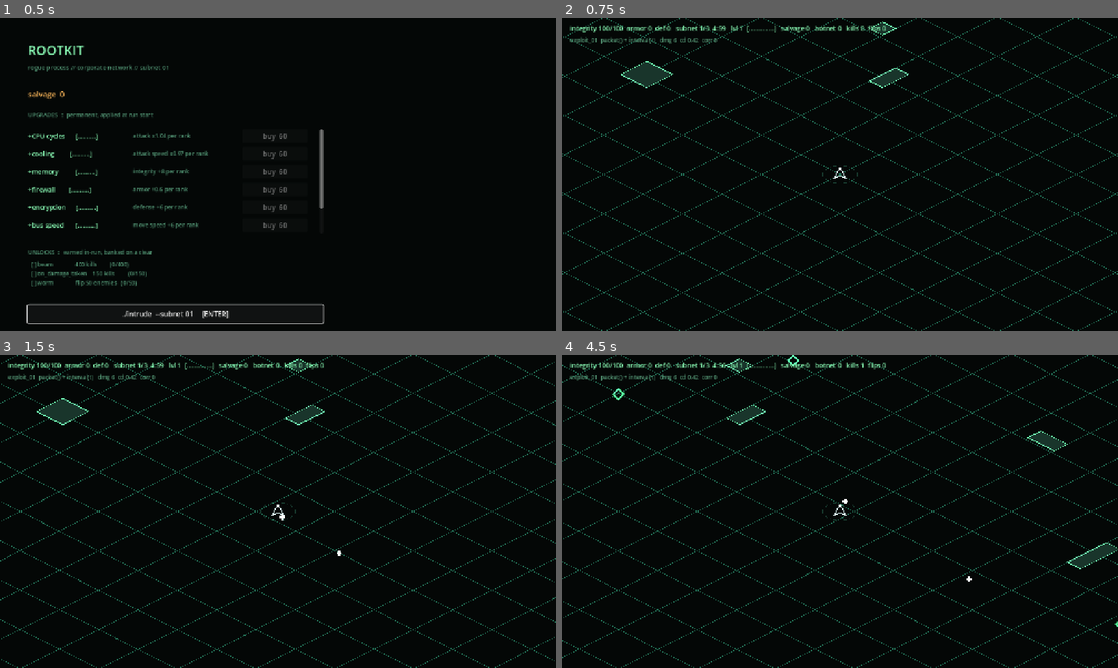
Above: before the commit, frames 1-4 (two rows, left to right).
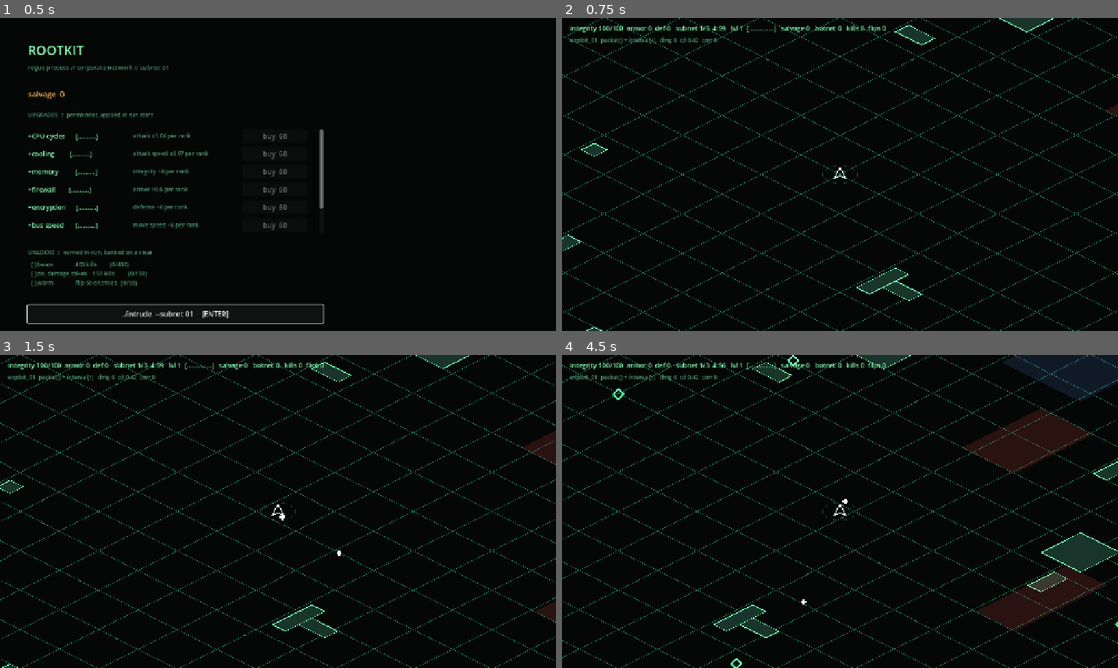
Above: after the commit, the same moments.

Repository: seanperkins/rootkit-game
Game: Godot game, scene res://scenes/main.tscn
Two runs of this game, one before a commit and one after it. Both use one fixed random seed, a clock stepped at 60 frames per second and the inputs below.
Inputs:
- Up to frame 1 (0.5 s): no input
- Up to frame 2 (0.75 s): click "./intrude --subnet 01 [ENTER]" at 0.5 s
- Up to frame 3 (1.5 s): tap Enter at 1.25, 1.35 s; hold D from 1.28 s (still down)
- Up to frame 4 (4.5 s): release D at 2.03 s; hold S 2.03-2.78 s; tap one key every 0.75 s from 2.1 s: Keypad Enter R Enter Keypad Enter; hold D 2.78-3.53 s; hold W 3.53-4.28 s; hold A from 4.28 s (still down)

Frame 1 is identical in both runs. In frame 2, 2.0% of the frame differs, in the area x 0-100%, y 0-100%; in frame 3, 2.3%; in frame 4, 8.6%, in the area x 27-100%, y 0-100%.

Commit message:
feat: walk out through the gate instead of teleporting; shards stay behind

Diff:
--- a/scripts/run/run.gd
+++ b/scripts/run/run.gd
@@ -117,9 +117,10 @@
 ## that now does — cleared, still alive, waiting on the player to walk. The
 ## director steps in FIGHTING and in no other phase, which is exactly the
 ## property the old triple kept getting wrong.
-enum Phase { FIGHTING, CLEARED, TRANSIT }
+## TRANSIT is gone with the corridor Terrain: there is no separate place to be
+## any more, only a corridor you walk down that is part of the same arena.
+enum Phase { FIGHTING, CLEARED }
 var phase := Phase.FIGHTING
-var corridor: Terrain = null
 ## director.spawned is per-SUBNET, because director.reset() zeroes it on every
 ## advance. The campaign total has to survive that.
 var _spawned_before := 0
@@ -345,7 +346,7 @@
 			continue
 		var t = enemy_types[ti]
 		var hp: float = t.integrity * _hp_mult()
-		var idx := enemies.spawn(field().nearest_open(s[1]), Vector2.ZERO,
+		var idx := enemies.spawn(terrain.nearest_open(s[1]), Vector2.ZERO,
 			hp, ENEMY_RADIUS, ti)
 		if idx < 0:
 			director.dropped += 1
@@ -367,7 +368,7 @@
 		var b = enemy_types[EnemyTable.ICE]
 		var a := _rng.randf() * TAU
 		var bi := enemies.spawn(
-			field().nearest_open(player_pos + Vector2(cos(a), sin(a)) * 420.0),
+			terrain.nearest_open(player_pos + Vector2(cos(a), sin(a)) * 420.0),
 			Vector2.ZERO, b.integrity * _hp_mult(), 48.0, EnemyTable.ICE)
 		assert(bi >= 0, "boss failed to spawn into a freshly emptied pool")
 		emit_signal("stats_changed")
@@ -392,7 +393,7 @@
 	_worm_cursor[id] = 0
 	for k in n:
 		var whp: float = t.integrity * _hp_mult()
-		var idx := enemies.spawn(field().nearest_open(at), Vector2.ZERO,
+		var idx := enemies.spawn(terrain.nearest_open(at), Vector2.ZERO,
 			whp, ENEMY_RADIUS, WORM_TYPE)
 		if idx < 0:
 			return k > 0
@@ -442,10 +443,12 @@
 		# right way round for a game where every dodge is judged on screen.
 		world_dir = from_iso(input.normalized())
 	if world_dir.length_squared() > 0.0:
-		player_pos = field().slide(player_pos,
+		player_pos = terrain.slide(player_pos,
 			world_dir * _eff_clock_speed() * dt)
-	player_pos = player_pos.clamp(ARENA_ORIGIN + Vector2(40, 40),
-		ARENA_ORIGIN + ARENA_SIZE - Vector2(40, 40))
+	# Clamped to the GRID, not the arena: the corridor lies legitimately outside
+	# the arena rect, and the margin's solid cells are what actually stop you.
+	player_pos = player_pos.clamp(terrain.origin + Vector2(40, 40),
+		terrain.origin + terrain.size - Vector2(40, 40))
 	if player_iframe > 0.0:
 		player_iframe -= dt
 	for wi in _ward_left.size():
@@ -468,7 +471,7 @@
 			# Hard rejection, not a hope. Avoidance is steering and can fail on a
 			# concave wall; this is what makes "no enemy ends a tick inside rock"
 			# true for every enemy on every tick regardless of how steering did.
-			enemies.pos[i] = field().slide(enemies.pos[i], enemies.vel[i] * dt)
+			enemies.pos[i] = terrain.slide(enemies.pos[i], enemies.vel[i] * dt)
 		if _worm_id[i] != 0:
 			var id := _worm_id[i]
 			var c: int = (_worm_cursor[id] + 1) % WORM_TRAIL_LEN
@@ -496,7 +499,7 @@
 			projectiles.state[i] = Population.DEAD
 		# Terrain stops shots. This is what makes a wall cover rather than
 		# decoration, and it is the same O(1) lookup the player's movement uses.
-		elif field().is_solid(projectiles.pos[i]):
+		elif terrain.is_solid(projectiles.pos[i]):
 			projectiles.state[i] = Population.DEAD
 	for i in botnet.count:
 		_botnet_life[i] -= dt
@@ -562,7 +565,7 @@
 			var dl := d.length()
 			if dl > 0.001:
 				push += d / dl * (SEPARATION_RADIUS - dl)
-		enemies.force[i] = push * 2.2 + field().avoid(here, player_pos - here)
+		enemies.force[i] = push * 2.2 + terrain.avoid(here, player_pos - here)
 		i += STEER_SLICES
 
 ## Event triggers respond only when off cooldown. Returns false when the
@@ -812,7 +815,7 @@
 ## Zone effects, one array index per entity per tick.
 func _step2b_zones(dt: float) -> void:
 	_zone_slow_player = false
-	var pz := field().zone_at(player_pos)
+	var pz := terrain.zone_at(player_pos)
 	if pz == Terrain.Kind.HAZARD:
 		# Deliberately NOT through the contact-damage path: iframes exist to stop
 		# a swarm chewing through you on touch, and a hazard you are standing in
@@ -825,7 +828,7 @@
 	for i in enemies.count:
 		if _slow_left[i] > 0.0:
 			_slow_left[i] -= dt
-		match field().zone_at(enemies.pos[i]):
+		match terrain.zone_at(enemies.pos[i]):
 			Terrain.Kind.HAZARD:
 				queue.append(HitQueue.Kind.DAMAGE, -1, i, enemies.generation[i],
 					Terrain.HAZARD_DPS * dt)
@@ -1013,50 +1016,33 @@
 ## did, so chip damage still accumulates across a campaign.
 const SUBNET_CLEAR_HEAL := 0.30
 
-## The terrain currently underfoot. Everything that collides or draws asks this
-## rather than `terrain`, so the corridor needs no special cases anywhere.
-func field() -> Terrain:
-	return corridor if phase == Phase.TRANSIT else terrain
-
-## Stepping into an open gate is the advance. Checked after movement so it reads
-## the position the player actually reached this tick.
+## Reaching the corridor's END is the advance. The gate itself is just a mouth
+## you walk through; touching it does nothing, which is the whole point of the
+## rework — the transition is a walk, not a trigger.
 func _step2c_gate() -> void:
-	var f := field()
-	if not f.has_gate or not f.gate_open:
+	if phase != Phase.CLEARED or not terrain.has_gate or not terrain.gate_open:
 		return
-	if player_pos.distance_to(f.gate_pos) > Terrain.GATE_RADIUS:
+	if player_pos.distance_to(terrain.corridor_end) > Terrain.GATE_RADIUS * 2.0:
 		return
-	if phase == Phase.CLEARED:
-		_enter_corridor()
-	elif phase == Phase.TRANSIT:
-		_leave_corridor()
-
-func _enter_corridor() -> void:
-	phase = Phase.TRANSIT
-	corridor = Terrain.corridor()
-	player_pos = corridor.corridor_entrance()
-	# The clear heal lands HERE rather than on the ICE kill, so it rewards
-	# leaving rather than killing — and exactly once, because the phase has
-	# already changed by the time this could be reached again.
-	player_health = minf(_eff_integrity(),
-		player_health + _eff_integrity() * SUBNET_CLEAR_HEAL)
+	_advance_subnet()
+
+func spawned_total() -> int:
+	return _spawned_before + director.spawned
+
+func _advance_subnet() -> void:
+	_spawned_before += director.spawned
+	subnet += 1
+	phase = Phase.FIGHTING
+	# Shards do NOT follow you. Arriving on a fresh subnet standing in the last
+	# one's loose XP is both free levels and visually wrong.
+	for i in range(shards.count - 1, -1, -1):
+		shards.despawn(i)
 	for i in range(enemies.count - 1, -1, -1):
 		enemies.despawn(i)
 	for i in range(projectiles.count - 1, -1, -1):
 		projectiles.despawn(i)
-	emit_signal("stats_changed")
-
-func _leave_corridor() -> void:
-	phase = Phase.FIGHTING
-	corridor = null
-	_advance_subnet()
-
-func spawned_total() -> int:
-	return _spawned_before + director.spawned
-
-func _advance_subnet() -> void:
-	_spawned_before += director.spawned
-	subnet += 1
+	player_health = minf(_eff_integrity(),
+		player_health + _eff_integrity() * SUBNET_CLEAR_HEAL)
 	director.reset()
 	_refresh_thresholds()
 	# The player arrives at the arena's centre, and the arena is generated around
@@ -1277,7 +1263,7 @@
 	# obstacles (a few dozen) rather than the number of solid cells (up to
 	# eleven hundred). A world-space AABB under to_iso is a sheared
 	# parallelogram, never a rect, so each is its four projected corners.
-	for entry in field().rects:
+	for entry in terrain.rects:
 		var tr: Rect2 = entry[0]
 		var kind: int = entry[1]
 		var quad := PackedVector2Array([
@@ -1302,7 +1288,7 @@
 				draw_colored_polygon(quad, Color(0.85, 0.35, 1.0, 0.15))
 
 	# The gate: present and legible while shut, bright and pulsing once open.
-	var gf := field()
+	var gf := terrain
 	if gf.has_gate:
 		var ring := PackedVector2Array()
 		for k in 25:
--- a/scripts/run/terrain.gd
+++ b/scripts/run/terrain.gd
@@ -35,16 +35,45 @@
 var has_gate := false
 var gate_pos := Vector2.ZERO
 var gate_open := false
+## Outward from the arena, so the corridor and the gate's posts know which way
+## "through" is.
+var gate_dir := Vector2.ZERO
+var corridor_end := Vector2.ZERO
+
+## The playable arena, which is now SMALLER than the grid. Collapse and wall
+## placement work in here; the corridor lives outside it.
+var arena_rect: Rect2
+
+## Distance in cells from the gate over open ground, -1 where unreachable.
+## Built once on the boss kill; drives both the collapse order and the route.
+var dist_from_gate: PackedInt32Array
+var max_dist := 0
+var voided: PackedByteArray
 
 func _init(p_origin: Vector2, p_size: Vector2) -> void:
-	origin = p_origin
-	size = p_size
+	arena_rect = Rect2(p_origin, p_size)
+	origin = p_origin - Vector2(MARGIN, MARGIN)
+	size = p_size + Vector2(MARGIN, MARGIN) * 2.0
 	w = int(ceil(size.x / CELL))
 	h = int(ceil(size.y / CELL))
 	solid = PackedByteArray()
 	solid.resize(w * h)
 	zone = PackedByteArray()
 	zone.resize(w * h)
+
+## The arena's own cell bounds inside the enlarged grid.
+var _ax0: int
+var _ay0: int
+var _ax1: int
+var _ay1: int
+
+func _arena_cells() -> void:
+	var a := cell_xy(arena_rect.position)
+	var b := cell_xy(arena_rect.position + arena_rect.size)
+	_ax0 = a.x + 1
+	_ay0 = a.y + 1
+	_ax1 = b.x - 1
+	_ay1 = b.y - 1
 
 func cell_xy(p: Vector2) -> Vector2i:
 	return Vector2i(int(floor((p.x - origin.x) / CELL)),
@@ -116,8 +145,24 @@
 	solid.fill(0)
 	zone.fill(0)
 	rects.clear()
-
-	var target := int(float(w * h) * density_for(subnet))
+	dist_from_gate = PackedInt32Array()
+	voided = PackedByteArray()
+	max_dist = 0
+
+	# Everything outside the arena is rock. The corridor is the ONLY way out,
+	# and the player is now allowed to leave the arena rect, so the margin has to
+	# actually stop them.
+	for y in h:
+		for x in w:
+			var p := origin + Vector2(float(x) + 0.5, float(y) + 0.5) * CELL
+			if not arena_rect.has_point(p):
+				solid[y * w + x] = 1
+
+	_arena_cells()
+	# Density is a fraction of the ARENA, not of the enlarged grid — the margin
+	# is solid by construction and counting it would quietly halve the walls.
+	var arena_cells := (_ax1 - _ax0) * (_ay1 - _ay0)
+	var target := int(float(arena_cells) * density_for(subnet))
 	var placed := 0
 	var attempts := 0
 	while placed < target and attempts < PLACE_ATTEMPTS:
@@ -127,8 +172,8 @@
 		# wants at 3% coverage.
 		var rw := rng.randi_range(1, 3)
 		var rh := rng.randi_range(1, 3)
-		var cx := rng.randi_range(0, w - rw)
-		var cy := rng.randi_range(0, h - rh)
+		var cx := rng.randi_range(_ax0, _ax1 - rw)
+		var cy := rng.randi_range(_ay0, _ay1 - rh)
 		var r := Rect2(origin + Vector2(cx, cy) * CELL, Vector2(rw, rh) * CELL)
 		# grow() by the margin and ask whether the start is inside: that is
 		# exactly "this rect comes within WALL_MARGIN of the player".
@@ -205,8 +250,8 @@
 		attempts += 1
 		var rw := rng.randi_range(3, 7)
 		var rh := rng.randi_range(3, 7)
-		var cx := rng.randi_range(0, w - rw)
-		var cy := rng.randi_range(0, h - rh)
+		var cx := rng.randi_range(_ax0, _ax1 - rw)
+		var cy := rng.randi_range(_ay0, _ay1 - rh)
 		var r := Rect2(origin + Vector2(cx, cy) * CELL, Vector2(rw, rh) * CELL)
 		if r.grow(WALL_MARGIN).has_point(player_start):
 			continue
@@ -277,8 +322,14 @@
 ## How close you must be to step through.
 const GATE_RADIUS := 48.0
 
-const CORRIDOR_LENGTH := 1200.0
-const CORRIDOR_HALF_WIDTH := 90.0
+const CORRIDOR_LENGTH := 1100.0
+const CORRIDOR_HALF_WIDTH := 70.0
+
+## The grid extends past the arena on every side, so the corridor beyond a gate
+## is ordinary ground on the SAME grid. That is what makes walking out
+## continuous instead of a teleport into a second Terrain — and it means
+## collision, zones and rendering need no idea the corridor exists.
+const MARGIN := 1400.0
 
 ## The nearest open point to `p`, or `p` itself if none is found within the bound.
 ##
@@ -313,10 +364,10 @@
 	var cx := 0
 	var cy := 0
 	match edge:
-		0: cx = rng.randi_range(2, w - 3); cy = 1
-		1: cx = rng.randi_range(2, w - 3); cy = h - 2
-		2: cx = 1; cy = rng.randi_range(2, h - 3)
-		_: cx = w - 2; cy = rng.randi_range(2, h - 3)
+		0: cx = rng.randi_range(_ax0 + 2, _ax1 - 2); cy = _ay0; gate_dir = Vector2(0, -1)
+		1: cx = rng.randi_range(_ax0 + 2, _ax1 - 2); cy = _ay1 - 1; gate_dir = Vector2(0, 1)
+		2: cx = _ax0; cy = rng.randi_range(_ay0 + 2, _ay1 - 2); gate_dir = Vector2(-1, 0)
+		_: cx = _ax1 - 1; cy = rng.randi_range(_ay0 + 2, _ay1 - 2); gate_dir = Vector2(1, 0)
 	gate_pos = origin + Vector2(float(cx) + 0.5, float(cy) + 0.5) * CELL
 
 	# Clear the gate's own cell and its neighbours, so it is a mouth rather than
@@ -326,7 +377,23 @@
 			if x >= 0 and y >= 0 and x < w and y < h:
 				solid[y * w + x] = 0
 
+	corridor_end = gate_pos + gate_dir * CORRIDOR_LENGTH
+	_cut_corridor()
 	_carve_to(gate_pos, player_start)
+
+## Open ground from the gate outward, walled by the solid margin either side.
+## This is the whole of "no teleport": the corridor is cells on this grid, so
+## walking into it is walking.
+func _cut_corridor() -> void:
+	var side := Vector2(-gate_dir.y, gate_dir.x)
+	var steps := int(CORRIDOR_LENGTH / (CELL * 0.5))
+	var across := int(CORRIDOR_HALF_WIDTH / (CELL * 0.5))
+	for k in range(steps + 1):
+		var along := gate_pos + gate_dir * (CELL * 0.5 * k)
+		for j in range(-across, across + 1):
+			var c := cell_xy(along + side * (CELL * 0.5 * j))
+			if in_bounds(c):
+				solid[c.y * w + c.x] = 0
 
 func _carve_to(from: Vector2, to: Vector2) -> void:
 	var start := cell_index(to)
@@ -346,26 +413,3 @@
 		solid[j] = 0
 		if seen[j] != 0:
 			return      # met the reachable region; stop carving
-
-## A walled strip with nothing in it, generated on entering a gate and thrown
-## away on leaving. A Terrain rather than a bespoke corridor type, so collision,
-## the occupancy grid and rendering all work here for free.
-static func corridor(length: float = CORRIDOR_LENGTH) -> Terrain:
-	var size := Vector2(length + 400.0, 640.0)
-	var t := Terrain.new(-size * 0.5, size)
-	# Solid everywhere, then cut the walkable strip out of it.
-	t.solid.fill(1)
-	for y in range(t.h):
-		for x in range(t.w):
-			var p := t.origin + Vector2(float(x) + 0.5, float(y) + 0.5) * CELL
-			if absf(p.y) <= CORRIDOR_HALF_WIDTH:
-				t.solid[y * t.w + x] = 0
-	t.rects.append([Rect2(Vector2(-length * 0.5, -CORRIDOR_HALF_WIDTH),
-		Vector2(length, CORRIDOR_HALF_WIDTH * 2.0)), Kind.WALL])
-	t.has_gate = true
-	t.gate_open = true
-	t.gate_pos = Vector2(length * 0.5, 0.0)
-	return t
-
-func corridor_entrance() -> Vector2:
-	return Vector2(origin.x + CELL * 3.0, 0.0)
--- a/scripts/run/ui.gd
+++ b/scripts/run/ui.gd
@@ -113,11 +113,8 @@
 		"%d:%02d" % [int(t) / 60, int(t) % 60], run.level,
 		_bar(float(run.xp) / maxf(run.xp_needed, 1), 14), run.salvage,
 		run.botnet.count, run.kills, run.flips]
-	match run.phase:
-		run.Phase.CLEARED:
-			top.text += "   >> SUBNET CLEAR — the gate is open"
-		run.Phase.TRANSIT:
-			top.text += "   >> in transit"
+	if run.phase == run.Phase.CLEARED:
+		top.text += "   >> SUBNET CLEAR — the gate is open"
 	# Proportional, not absolute. A fixed 30 fires at 16.7% on a 180 bar.
 	top.add_theme_color_override("font_color",
 		WARN if float(hp) < float(maxhp) * 0.3 else FG)
--- a/tests/perf_milestone0.gd
+++ b/tests/perf_milestone0.gd
@@ -148,10 +148,10 @@
 	# would shrink the gate's coverage the same way terrain-blindness already
 	# did once, and a perf gate that measures less whenever the game changes is
 	# not gating anything.
-	if g.phase == g.Phase.CLEARED or g.phase == g.Phase.TRANSIT:
-		var f: Terrain = g.field()
+	if g.phase == g.Phase.CLEARED:
+		var f: Terrain = g.terrain
 		if f.has_gate and f.gate_open:
-			return _around_walls(g, (f.gate_pos - g.player_pos).normalized())
+			return _around_walls(g, (f.corridor_end - g.player_pos).normalized())
 	var flee := Vector2.ZERO
 	var k := 0
 	for i in g.enemies.count:
--- a/tests/test_campaign.gd
+++ b/tests/test_campaign.gd
@@ -128,9 +128,9 @@
 func _walk_the_gate(r: Node2D) -> void:
 	r.phase = r.Phase.CLEARED
 	r.terrain.gate_open = true
-	r.player_pos = r.terrain.gate_pos
-	r._physics_process(1.0 / 60.0)
-	r.player_pos = r.corridor.gate_pos
+	# One step now: the corridor is part of the arena, so reaching its far end is
+	# the whole transition.
+	r.player_pos = r.terrain.corridor_end
 	r._physics_process(1.0 / 60.0)
 
 
--- a/tests/test_gates.gd
+++ b/tests/test_gates.gd
@@ -6,14 +6,13 @@
 var failures := 0
 var finished := {}
 
-const CASES := ["ice_opens_the_gate", "walking_in_starts_transit",
-	"the_far_end_is_a_new_subnet", "the_last_subnet_just_wins"]
+const CASES := ["ice_opens_the_gate", "walking_out_is_continuous",
+	"the_last_subnet_just_wins"]
 
 func _initialize() -> void:
 	print("ROOTKIT — gates\n")
 	await ice_opens_the_gate()
-	await walking_in_starts_transit()
-	await the_far_end_is_a_new_subnet()
+	await walking_out_is_continuous()
 	await the_last_subnet_just_wins()
 	print("")
 	for c in CASES:
@@ -68,34 +67,7 @@
 	r.free()
 	finished["ice_opens_the_gate"] = true
 
-func walking_in_starts_transit() -> void:
-	var r := await _fresh_run()
-	_kill_ice(r)
-	r.player_health = r._eff_integrity() * 0.2
-
-	# Standing away from it does nothing.
-	r.player_pos = r.terrain.gate_pos + Vector2(0, 900)
-	r._physics_process(1.0 / 60.0)
-	_check("standing away from the gate stays cleared", r.phase, r.Phase.CLEARED)
-
-	r.player_pos = r.terrain.gate_pos
-	r._physics_process(1.0 / 60.0)
-	_check("stepping into the gate begins transit", r.phase, r.Phase.TRANSIT)
-	_check("the corridor is the field in transit", r.field(), r.corridor)
-	_check("the corridor has no enemies", r.enemies.count, 0)
-	_check("the heal landed on entry",
-		r.player_health > r._eff_integrity() * 0.2 + 1.0, true)
-
-	# And it lands ONCE, not per tick.
-	var after: float = r.player_health
-	for k in 30:
-		r._physics_process(1.0 / 60.0)
-	_check("and only once", r.player_health <= after + 0.01, true)
-	_check("nothing spawns in the corridor", r.enemies.count, 0)
-	r.free()
-	finished["walking_in_starts_transit"] = true
-
-func the_far_end_is_a_new_subnet() -> void:
+func walking_out_is_continuous() -> void:
 	var r := await _fresh_run()
 	r.loadout.place_at(ModuleTable.by_id()[&"corrupt"], 0, 2)
 	r._recompile()
@@ -103,28 +75,39 @@
 	r.xp = 4
 	var mods: int = r.loadout.exploits[0].equipped().size()
 	var arena_before: PackedByteArray = r.terrain.solid.duplicate()
+	_kill_ice(r)
+	var t: Terrain = r.terrain
 
-	_kill_ice(r)
-	r.player_pos = r.terrain.gate_pos
+	# The corridor is open ground on the SAME grid, running outward from the
+	# gate past the arena edge. No second Terrain, so no teleport.
+	_check("the gate mouth is open", t.is_solid(t.gate_pos), false)
+	_check("and so is the ground beyond it",
+		t.is_solid(t.gate_pos + t.gate_dir * 200.0), false)
+	_check("out to the corridor end", t.is_solid(t.corridor_end), false)
+	_check("but not to the side of it",
+		t.is_solid(t.gate_pos + t.gate_dir * 200.0
+			+ Vector2(-t.gate_dir.y, t.gate_dir.x) * 260.0), true)
+
+	# Stepping into the gate does NOT relocate the player.
+	r.player_pos = t.gate_pos
+	var before: Vector2 = r.player_pos
 	r._physics_process(1.0 / 60.0)
-	_check("in transit", r.phase, r.Phase.TRANSIT)
+	_check("touching the gate does not teleport", r.player_pos, before)
+	_check("and the subnet has not advanced", r.subnet, 1)
 
-	r.player_pos = r.corridor.gate_pos
+	# Reaching the far end is what advances.
+	r.player_pos = t.corridor_end
 	r._physics_process(1.0 / 60.0)
-	_check("the far end returns to fighting", r.phase, r.Phase.FIGHTING)
-	_check("on the next subnet", r.subnet, 2)
+	_check("the corridor's end advances the subnet", r.subnet, 2)
+	_check("and stays fighting", r.phase, r.Phase.FIGHTING)
 	_check("with a new arena", r.terrain.solid == arena_before, false)
 	_check("the gate shut behind us", r.terrain.gate_open, false)
 	_check("the build came through", r.loadout.exploits[0].equipped().size(), mods)
-	_check("corrupt is still slotted",
-		r.loadout.exploits[0].payloads[0].module.id, &"corrupt")
 	_check("level carried", r.level, 9)
 	_check("xp carried", r.xp, 4)
-	_check("and the player is not standing in rock",
-		r.terrain.is_solid(r.player_pos), false)
-	_check("the wave clock restarted", r.director.elapsed, 0.0)
+	_check("no shards followed", r.shards.count, 0)
 	r.free()
-	finished["the_far_end_is_a_new_subnet"] = true
+	finished["walking_out_is_continuous"] = true
 
 func the_last_subnet_just_wins() -> void:
 	var r := await _fresh_run()
--- a/tests/test_run.gd
+++ b/tests/test_run.gd
@@ -107,10 +107,10 @@
 	# for the gate. Without this the autopilot stands in a cleared subnet until
 	# the tick budget runs out and every campaign assertion times out rather
 	# than failing — which reads as a hang, not as a result.
-	if run.phase == run.Phase.CLEARED or run.phase == run.Phase.TRANSIT:
-		var f: Terrain = run.field()
+	if run.phase == run.Phase.CLEARED:
+		var f: Terrain = run.terrain
 		if f.has_gate and f.gate_open:
-			return _around_walls((f.gate_pos - run.player_pos).normalized())
+			return _around_walls((f.corridor_end - run.player_pos).normalized())
 	var flee := Vector2.ZERO
 	var n := 0
 	for i in run.enemies.count:
